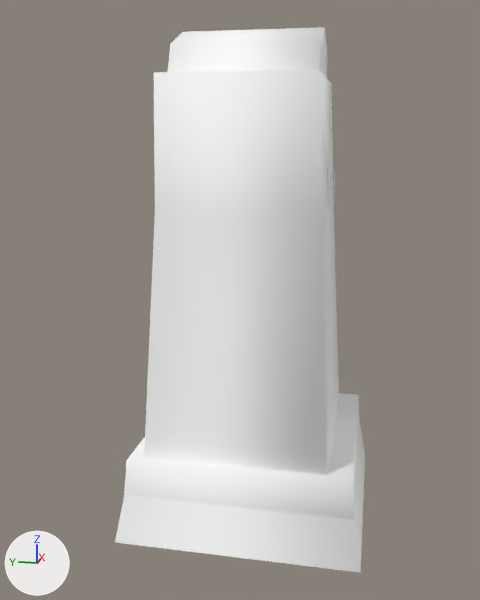
Before and after pictures for a commit that changed the glTF model public/3d/item/model__item__room.ofs_3176_0/3176IMFY05_08.gltf.
One viewpoint serves both versions: a camera (50 mm lens) standing at (-2.51, -0.44, 1.47) and looking at (-0.03, 0.06, 0.85). The lights are fixed; the arrows at lower left show +X, +Y and +Z. The older version comes first.

Script lines for the objects in view, before the commit:
```python
mat_imfy05_08_0 = principled_material('imfy05_08_0')
mat_imfy05_08_0.base_color = (1.0, 1.0, 1.0)  # white #ffffff
mat_imfy05_08_0.roughness = 1.0
mat_imfy05_08_1 = principled_material('imfy05_08_1')
mat_imfy05_08_1.base_color = (1.0, 1.0, 1.0)  # white #ffffff
mat_imfy05_08_1.roughness = 1.0
mat_imfy05_08_2 = principled_material('imfy05_08_2')
mat_imfy05_08_2.base_color = (1.0, 1.0, 1.0)  # white #ffffff
mat_imfy05_08_2.roughness = 1.0
me_3176imfy05_08 = bpy.data.meshes.new('3176IMFY05_08')
me_3176imfy05_08.from_pydata(...)  # 60 vertices, 68 faces; spans x -0.45..0.45, y -0.45..0.45, z 0.0..1.84
# faces by material slot: [48, 16, 4]
me_3176imfy05_08.materials.append(mat_imfy05_08_1)  # white #ffffff
me_3176imfy05_08.materials.append(mat_imfy05_08_0)  # white #ffffff
me_3176imfy05_08.materials.append(mat_imfy05_08_2)  # white #ffffff
ob_3176imfy05_08 = bpy.data.objects.new('3176IMFY05_08', me_3176imfy05_08)
ob_3176imfy05_08.location = (0.0, 0.0, 0.0)
```
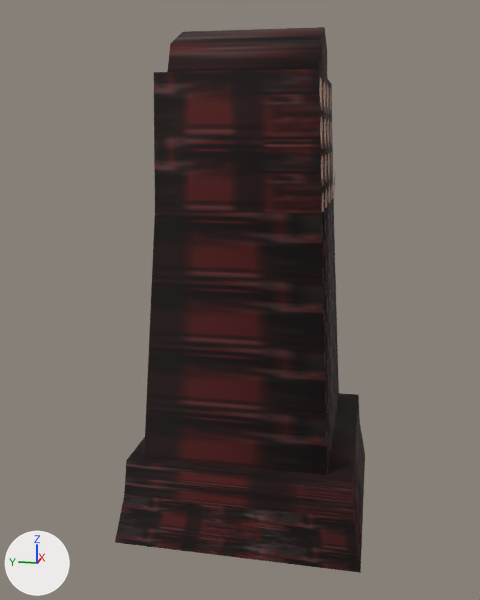
What differs and where, as boxes (x1, y1, x2, y2) in the pictures (480 x 600 px):
'3176IMFY05_08', surface changed (darker): (115, 27, 365, 573) in both

Edits to the bpy script that builds the scene:
```text
Add img_imfy05_08_2:
    img_imfy05_08_2 = load_image('imfy05_08_2', '_unpacked/imfy05_08_2', 64, 32, 'sRGB')
Add img_imfy05_08_0:
    img_imfy05_08_0 = load_image('imfy05_08_0', '_unpacked/imfy05_08_0', 32, 32, 'sRGB')
Add img_imfy05_08_1:
    img_imfy05_08_1 = load_image('imfy05_08_1', '_unpacked/imfy05_08_1', 32, 32, 'sRGB')
Change mat_imfy05_08_1:
    remove mat_imfy05_08_1.base_color = (1.0, 1.0, 1.0)  # white #ffffff
    add mat_imfy05_08_1.texture = img_imfy05_08_1
Change mat_imfy05_08_0:
    remove mat_imfy05_08_0.base_color = (1.0, 1.0, 1.0)  # white #ffffff
    add mat_imfy05_08_0.texture = img_imfy05_08_0
Change mat_imfy05_08_2:
    remove mat_imfy05_08_2.base_color = (1.0, 1.0, 1.0)  # white #ffffff
    add mat_imfy05_08_2.texture = img_imfy05_08_2
```
